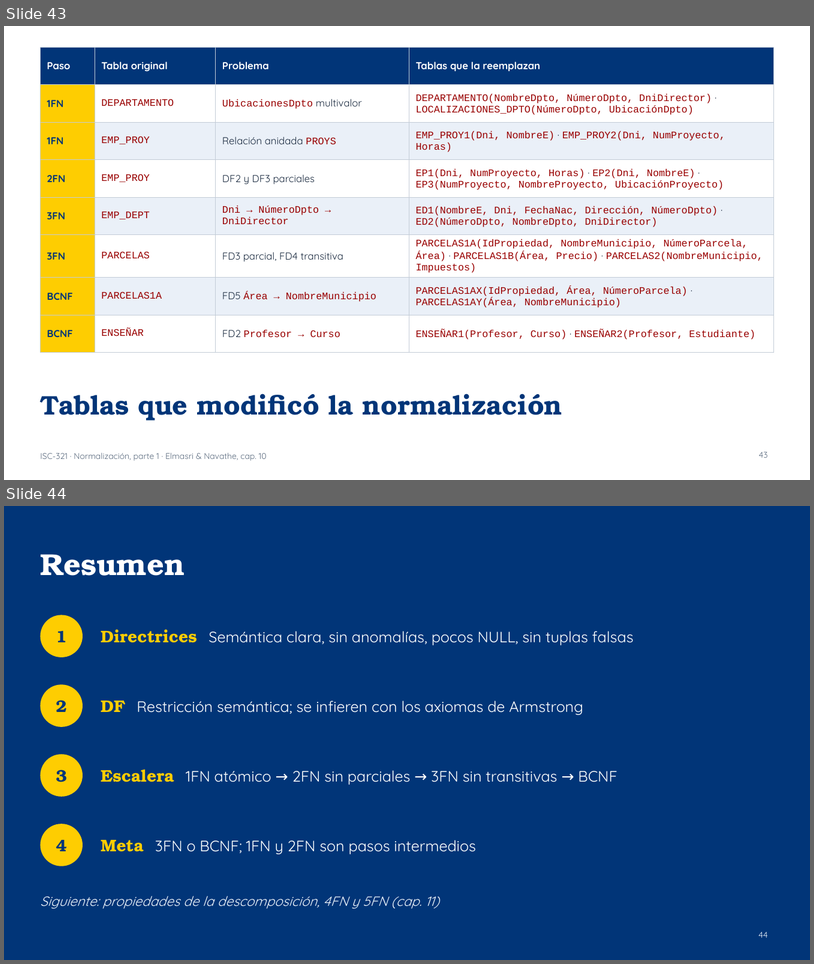
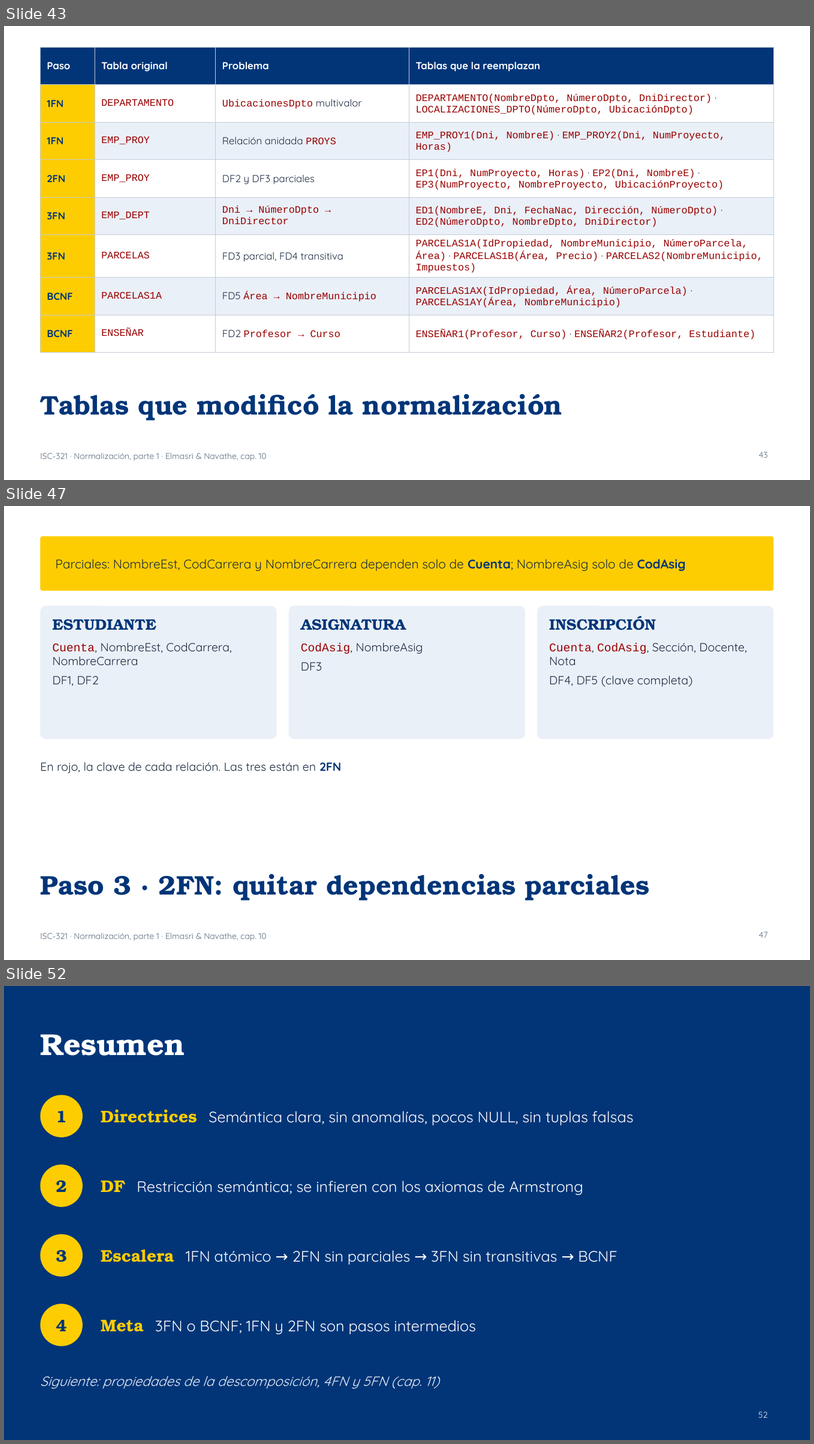
Before and after one commit to ISCODIGO/iscodigo.github.io, a slide deck: isc-321/unidad-3/normalizacion.pptx. Shown one above the other, each under a label of ours: slides 43 and 44 before the commit, slides 43, 47 and 52 after it; the slides between them are not shown. The pictures are 814x964 and 814x1444 pixels, drawn with LibreOffice and Linux fonts; fonts in the diff are those of the drawing. Boxes give left, top, right and bottom in pixels: in the first picture for what was removed or moved away, otherwise in the second. Text is boxed around its words. In the diff, an @@ line names an element or a change of style, - is before the commit and + after.

```diff
--- a/isc-321/unidad-3/normalizacion.pptx
+++ b/isc-321/unidad-3/normalizacion.pptx
@@ slide 47 added at <box>4,506,810,960</box>, background #FFFFFF; not listed: 1 template element that a slide beside it also shows @@
@@ rounded rectangle added at <box>40,536,774,591</box>, fill #FECD01 @@
@@ text added at <box>56,559,686,571</box>, 15 pt, text #1B2B40 @@
+Parciales: NombreEst, CodCarrera y NombreCarrera dependen solo de Cuenta; NombreAsig solo de CodAsig
@@ rounded rectangle added at <box>40,606,277,739</box>, fill #EAF0F8 @@
@@ rounded rectangle added at <box>289,606,525,739</box>, fill #EAF0F8 @@
@@ rounded rectangle added at <box>537,606,774,739</box>, fill #EAF0F8 @@
@@ text added at <box>53,619,231,686</box>, 14 pt, text #1B2B40 @@
+ESTUDIANTE
+Cuenta, NombreEst, CodCarrera, NombreCarrera
+DF1, DF2
@@ text added at <box>301,619,423,670</box>, 14 pt, text #1B2B40 @@
+ASIGNATURA
+CodAsig, NombreAsig
+DF3
@@ text added at <box>549,616,747,687</box>, 14 pt, text #1B2B40 @@
+INSCRIPCIÓN
+Cuenta, CodAsig, Sección, Docente, Nota
+DF4, DF5 (clave completa)
@@ text added at <box>40,762,341,773</box>, 14 pt, text #1B2B40 @@
+En rojo, la clave de cada relación. Las tres están en 2FN
@@ title added at <box>40,873,650,900</box>, 32 pt, text #013578, bold @@
+Paso 3 · 2FN: quitar dependencias parciales
@@ page number added at <box>759,931,768,937</box>, 10 pt, text #5B6B7F @@
+47
@@ what was slide 44 is now slide 52 @@
@@ page number at <box>759,1411,768,1417</box>: text changed @@
-44
+52
```
Also in this commit, not shown: 1 slide changed, 7 other slides added, 1 other file.
